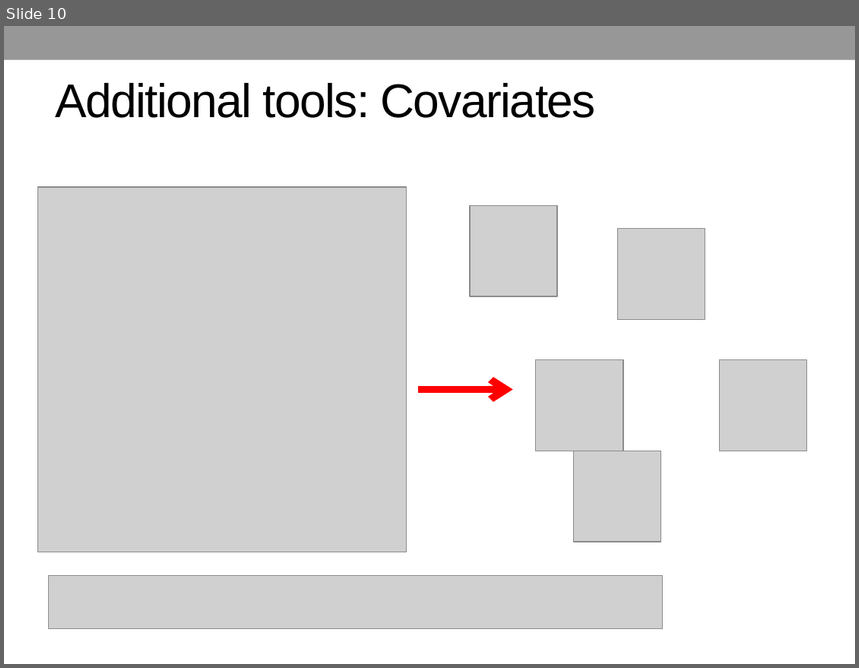
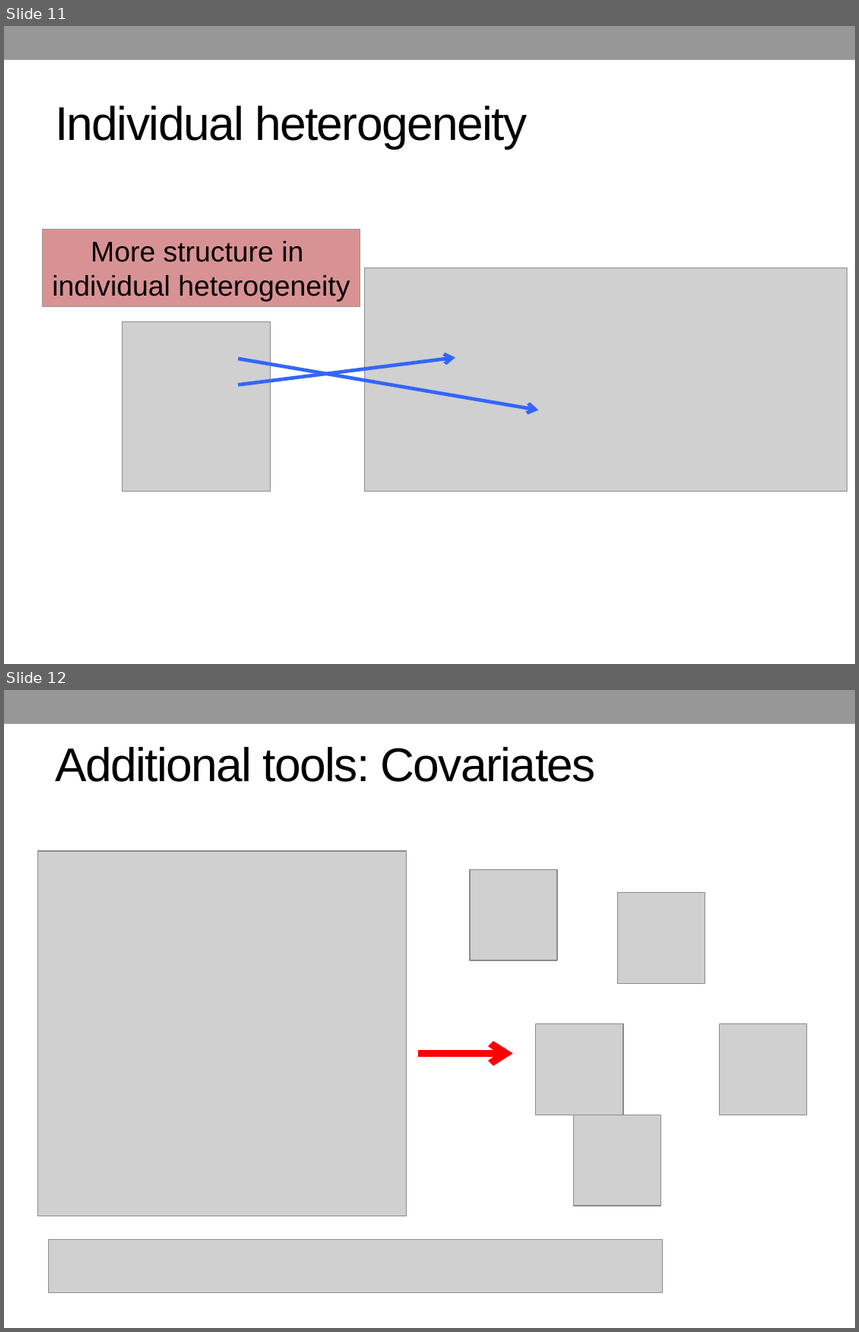
Before and after one commit to cmerow/teachIPMs, a slide deck: Beginner/Strengths_of_IPMs/Strengths_of_IPMs.pptx. Shown one above the other, each under a label of ours: slide 10 before the commit, slides 11 and 12 after it. The pictures are 859x668 and 859x1332 pixels, drawn with LibreOffice and Linux fonts; fonts in the diff are those of the drawing; grey boxes stand for pictures. Boxes give left, top, right and bottom in pixels: in the first picture for what was removed or moved away, otherwise in the second. Text is boxed around its words. In the diff, an @@ line names an element or a change of style, - is before the commit and + after.

```diff
--- a/Beginner/Strengths_of_IPMs/Strengths_of_IPMs.pptx
+++ b/Beginner/Strengths_of_IPMs/Strengths_of_IPMs.pptx
@@ slide 11 added at (x1=4, y1=26, x2=855, y2=664), background #FFFFFF; not listed: 1 template element that a slide beside it also shows @@
@@ title added at (x1=55, y1=106, x2=527, y2=149), 40 pt, text #000000 @@
+Individual heterogeneity
@@ rectangle added at (x1=42, y1=230, x2=360, y2=307), fill #D99294, outline #979797 0.75 pt, 24 pt, text #000000 @@
+More structure in
+individual heterogeneity
@@ picture added at (x1=365, y1=268, x2=848, y2=492) @@
@@ picture added at (x1=123, y1=322, x2=271, y2=492) @@
@@ arrow added from (238, 385) to (455, 358), #3366FF 3 pt @@
@@ arrow added from (238, 359) to (538, 410), #3366FF 3 pt @@
@@ what was slide 10 is now slide 12 @@
```
Also in this commit, not shown: 1 other slide added, 1 other file.
